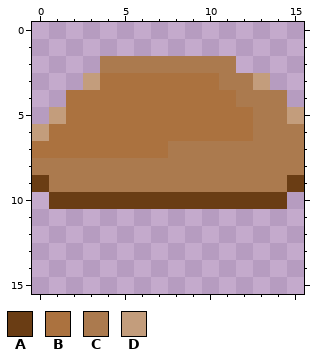
Pixel-art file -- sprite_assets/kitchen/ingredients/spr_burger_bun_top.aseprite. This is how it looked before the edit.
16x16 pixels, 1 frame.
Visible layers, top first: "Layer 2", "Layer 1".
Palette (. is transparent): A #6a3d14  B #ab723f  C #ab7a4e  D #c39d7c
Pixels before, first column x 0:
 2 ....CCCCCCCC....
 3 ...DBBBBBBBCCD..
 4 ..BBBBBBBBBBCCC.
 5 .DBBBBBBBBBBBCCD
 6 DBBBBBBBBBBBBCCC
 7 BBBBBBBBCCCCCCCC
 8 CCCCCCCCCCCCCCCC
 9 ACCCCCCCCCCCCCCA
10 .AAAAAAAAAAAAAA.
The result:
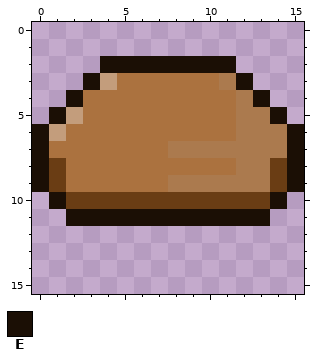
Colours new in this view: E #1b0f05
Change:
layer "Layer 2" removed
Layer "Layer 1":
The author changed colour C to colour A in rows 8 to 9 at x 1 and 14.
The author changed colour C to colour B in row 8 at x 2 to 11; in row 9 at x 2 to 7.
The author changed colour B to colour C in rows 5 to 6 at x 12.
The author changed colour B to colour D in row 3 at x 4; in row 5 at x 2; in row 6 at x 1.
Colour E now appears in row 11 at x 2 to 13.
The author changed colour A to colour E in row 9 at x 0 and 15; in row 10 at x 1 and 14.
The author changed colour B to colour E in row 4 at x 2; in row 7 at x 0.
The author changed colour C to colour E in row 2 at x 4 to 11; in row 3 at x 12; in row 4 at x 13; in row 5 at x 14; in rows 6 to 7 at x 15; in row 8 at x 0 and 15.
The author changed colour D to colour E in row 3 at x 3; in row 5 at x 1; in row 6 at x 0.
The author cleared colour C in row 4 at x 14.
The author cleared colour D in row 3 at x 13; in row 5 at x 15.
Where, in picture pixels (left, top, right, bottom), the same in both pictures:
changed: (32, 56, 304, 226)
